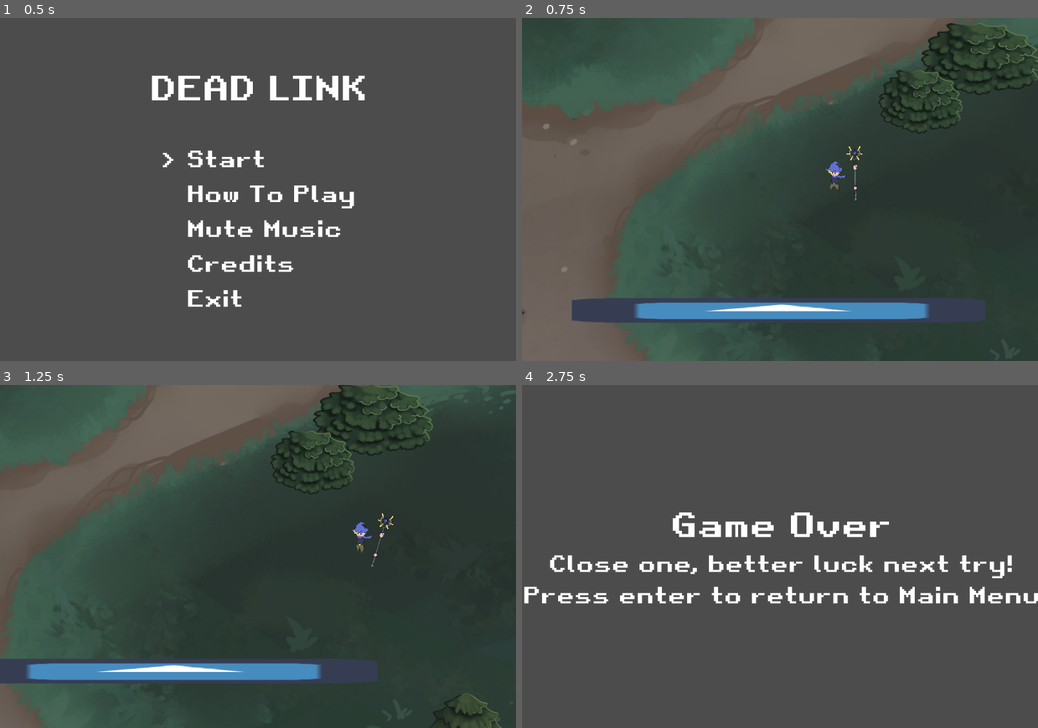
Above: before the commit, frames 1-4 (two rows, left to right).
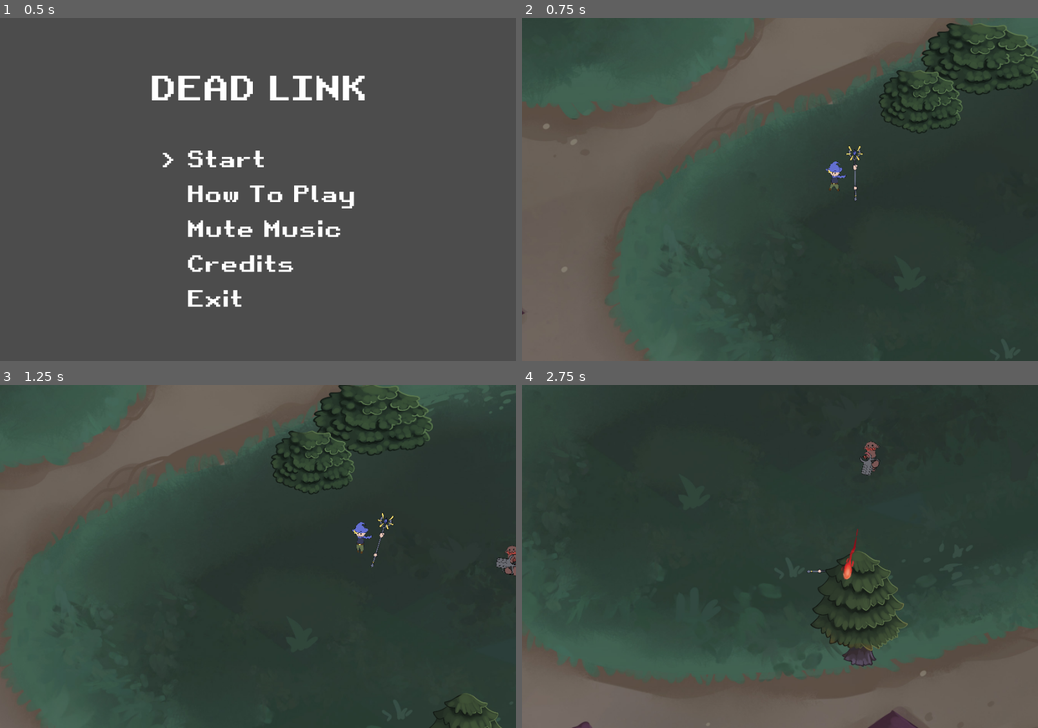
Above: after the commit, the same moments.

Repository: arnette-thomas/gmtk2021
Game: Godot game, scene res://scenes/MainMenu.tscn
The game is run twice, just before and just after one commit, with the same random seed, the same clock (stepped at 60 frames per second) and the same inputs. The engine's default icon, where the game draws it, is replaced by a stand-in: a white triangle on a blue panel in a dark square.
Inputs (mouse positions are in pixels of both pictures, inside the frame that each line leads up to):
- Up to frame 1 (0.5 s): no input
- Up to frame 2 (0.75 s): tap Enter (ui_accept) at 0.5 s; move the mouse to (893, 172) at 0.52 s; press the mouse at (893, 172) at 0.53 s; hold D (right) from 0.53 s (still down)
- Up to frame 3 (1.25 s): keep holding D (right); tap Enter (ui_accept) at 0.77 s
- Up to frame 4 (2.75 s): move the mouse to (676, 573) at 1.27 s; release D (right) at 1.28 s; release the mouse at (676, 573) at 1.28 s; hold S (down) 1.28-2.03 s; right-click (676, 573) at 1.35 s; tap Enter (ui_accept) at 1.52 s; move the mouse to (831, 481) at 2.02 s; press the mouse at (831, 481) at 2.03 s; hold D (right) from 2.03 s (still down)

Frame 1 is identical in both runs. In frame 2, 5.3% of the frame differs, in the area x 9-90%, y 81-89%; in frame 3, 5.0%; in frame 4, 81%, in the area x 0-100%, y 0-100%.

Commit message:
Au revoir petit mur Godot ;(

Diff:
--- a/scenes/World1.gd
+++ b/scenes/World1.gd
@@ -21,9 +21,9 @@
 		num_z_shotgun = nzsh
 
 var waves = [
-	Wave.new(10,1,0,0,0),
-	Wave.new(0,0,4,0,0),
-	Wave.new(0,0,0,4,0),
+	Wave.new(2,1,0,0,0),
+	Wave.new(2,0,4,0,0),
+	Wave.new(1,0,0,4,0),
 	Wave.new(0,4,0,0,0),
 ]
 
--- a/scenes/World1.tscn
+++ b/scenes/World1.tscn
@@ -1,15 +1,11 @@
-[gd_scene load_steps=9 format=2]
+[gd_scene load_steps=7 format=2]
 
 [ext_resource path="res://scenes/Player.tscn" type="PackedScene" id=1]
-[ext_resource path="res://icon.png" type="Texture" id=2]
 [ext_resource path="res://scripts/CameraShake.gd" type="Script" id=3]
 [ext_resource path="res://scenes/Terrain/Map1.tscn" type="PackedScene" id=5]
 [ext_resource path="res://sprites/terrain.jpg" type="Texture" id=6]
 [ext_resource path="res://scenes/World1.gd" type="Script" id=7]
 [ext_resource path="res://scenes/PauseMenu.tscn" type="PackedScene" id=8]
-
-[sub_resource type="RectangleShape2D" id=1]
-extents = Vector2( 541.003, 31.4458 )
 
 [node name="World1" type="Node2D"]
 script = ExtResource( 7 )
@@ -46,18 +42,6 @@
 
 [node name="Timer" type="Timer" parent="YSort/Player/Camera2D"]
 
-[node name="Wall" type="StaticBody2D" parent="." groups=[
-"walls",
-]]
-position = Vector2( 0, 300 )
-
-[node name="Sprite" type="Sprite" parent="Wall"]
-scale = Vector2( 16.8899, 1 )
-texture = ExtResource( 2 )
-
-[node name="CollisionShape2D" type="CollisionShape2D" parent="Wall"]
-shape = SubResource( 1 )
-
 [node name="CanvasLayer" type="CanvasLayer" parent="."]
 
 [node name="PauseMenu" parent="CanvasLayer" instance=ExtResource( 8 )]
